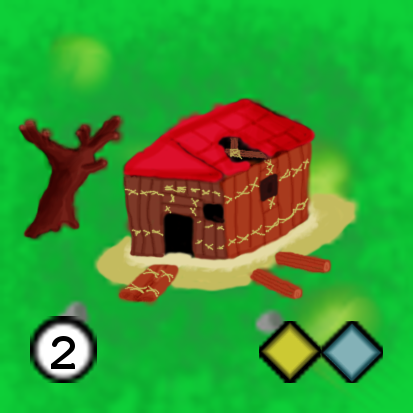
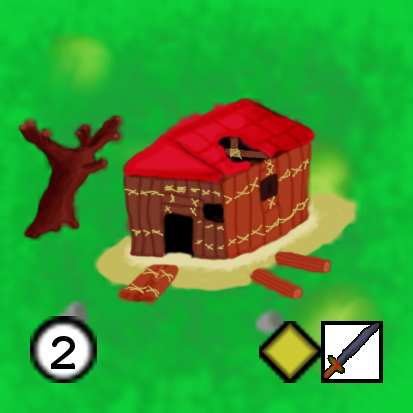
Layer changes from the first 413px x 413px image to the second:
hid "Icono Guardian 2.png" over [321, 321, 383, 383]
added layer "Icono T2 Soldado.png" above "Fondo" over [321, 321, 383, 383]
